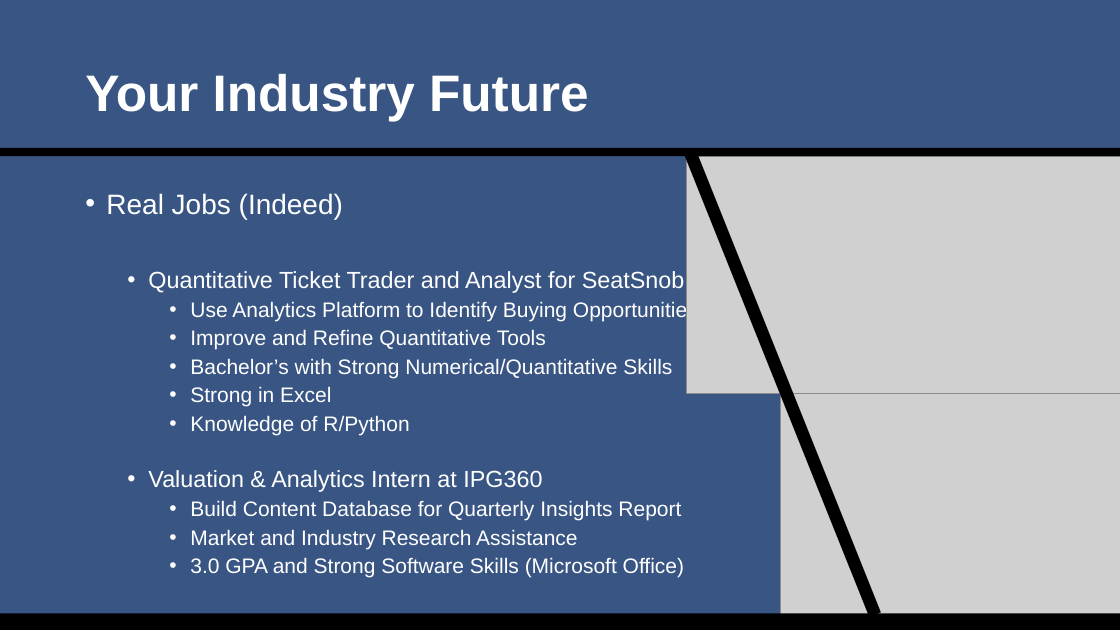
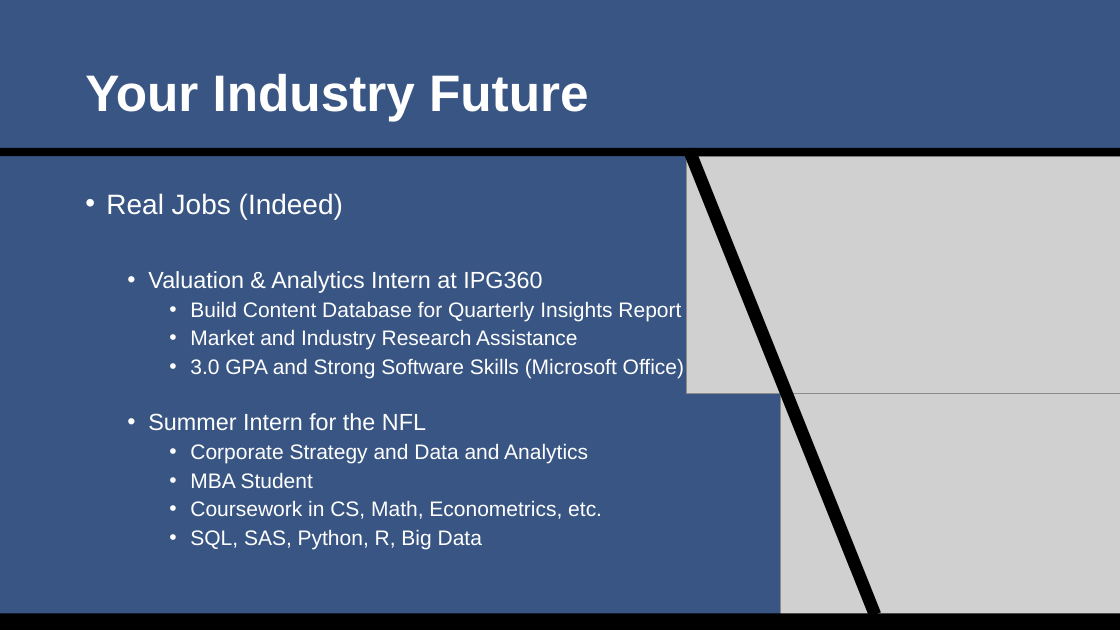
Before and after one commit to SuperMarioGiacomazzo/STOR538_WEBSITE, a slide deck: slide 14 of Slides/Sports Analytics 3/Sports_Analytics_3_Lecture.pptx (slide 16 before the commit). Drawn at 1120x630 pixels with LibreOffice and Linux fonts; fonts in the diff are those of the drawing; grey boxes stand for pictures. Boxes give left, top, right and bottom in pixels: in the first picture for what was removed or moved away, otherwise in the second. Text is boxed around its words. In the diff, an @@ line names an element or a change of style, - is before the commit and + after.

```diff
--- a/Slides/Sports Analytics 3/Sports_Analytics_3_Lecture.pptx
+++ b/Slides/Sports Analytics 3/Sports_Analytics_3_Lecture.pptx
@@ text at [148,271,698,435]: paragraphs removed @@
-  • Quantitative Ticket Trader and Analyst for SeatSnob
-    • Use Analytics Platform to Identify Buying Opportunities
-    • Improve and Refine Quantitative Tools
-    • Bachelor’s with Strong Numerical/Quantitative Skills
-    • Strong in Excel
-    • Knowledge of R/Python
@@ text at [148,413,602,549]: paragraphs added @@
+  • Summer Intern for the NFL
+    • Corporate Strategy and Data and Analytics
+    • MBA Student
+    • Coursework in CS, Math, Econometrics, etc.
+    • SQL, SAS, Python, R, Big Data
```
Also in this commit, not shown: 4 other slides changed, 1 slide added, 2 slides removed, 5 other files.
